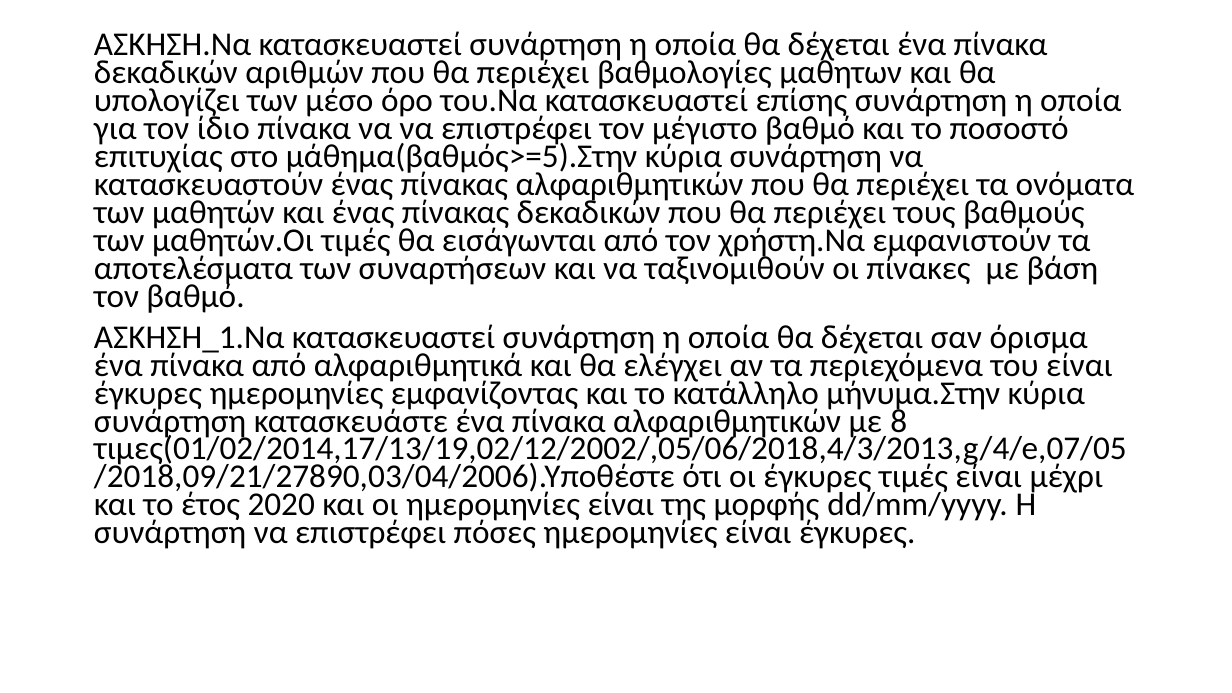
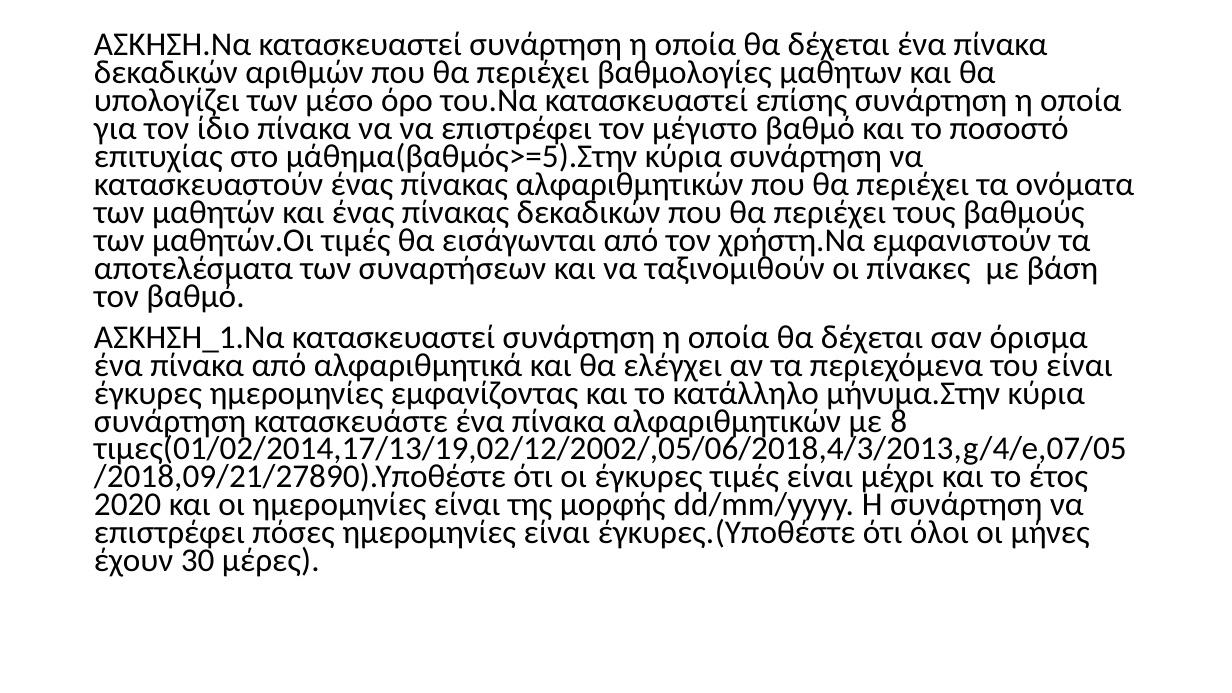
Before and after one commit to vasnastos/PROGRAMMING_TO_C, a slide deck: slide 2 of EXTRA_EXERCISES/exercise-.pptx. Drawn at 1232x693 pixels with LibreOffice and Linux fonts; fonts in the diff are those of the drawing. Boxes give left, top, right and bottom in pixels: in the first picture for what was removed or moved away, otherwise in the second. Text is boxed around its words. In the diff, an @@ line names an element or a change of style, - is before the commit and + after.

```diff
--- a/EXTRA_EXERCISES/exercise-.pptx
+++ b/EXTRA_EXERCISES/exercise-.pptx
@@ text at box(94, 324, 1127, 577): text changed @@
-AΣΚΗΣΗ_1.Να κατασκευαστεί συνάρτηση η οποία θα δέχεται σαν όρισμα ένα πίνακα από αλφαριθμητικά και θα ελέγχει αν τα περιεχόμενα του είναι έγκυρες ημερομηνίες εμφανίζοντας και το κατάλληλο μήνυμα.Στην κύρια συνάρτηση κατασκευάστε ένα πίνακα αλφαριθμητικών με 8 τιμες(01/02/2014,17/13/19,02/12/2002/,05/06/2018,4/3/2013,g/4/e,07/05/2018,09/21/27890,03/04/2006).Υποθέστε ότι οι έγκυρες τιμές είναι μέχρι και το έτος 2020 και οι ημερομηνίες είναι της μορφής dd/mm/yyyy. Η συνάρτηση να επιστρέφει πόσες ημερομηνίες είναι έγκυρες.
+AΣΚΗΣΗ_1.Να κατασκευαστεί συνάρτηση η οποία θα δέχεται σαν όρισμα ένα πίνακα από αλφαριθμητικά και θα ελέγχει αν τα περιεχόμενα του είναι έγκυρες ημερομηνίες εμφανίζοντας και το κατάλληλο μήνυμα.Στην κύρια συνάρτηση κατασκευάστε ένα πίνακα αλφαριθμητικών με 8 τιμες(01/02/2014,17/13/19,02/12/2002/,05/06/2018,4/3/2013,g/4/e,07/05/2018,09/21/27890).Υποθέστε ότι οι έγκυρες τιμές είναι μέχρι και το έτος 2020 και οι ημερομηνίες είναι της μορφής dd/mm/yyyy. Η συνάρτηση να επιστρέφει πόσες ημερομηνίες είναι έγκυρες.(Υποθέστε ότι όλοι οι μήνες έχουν 30 μέρες).
```
Also in this commit, not shown: 4 other files.
